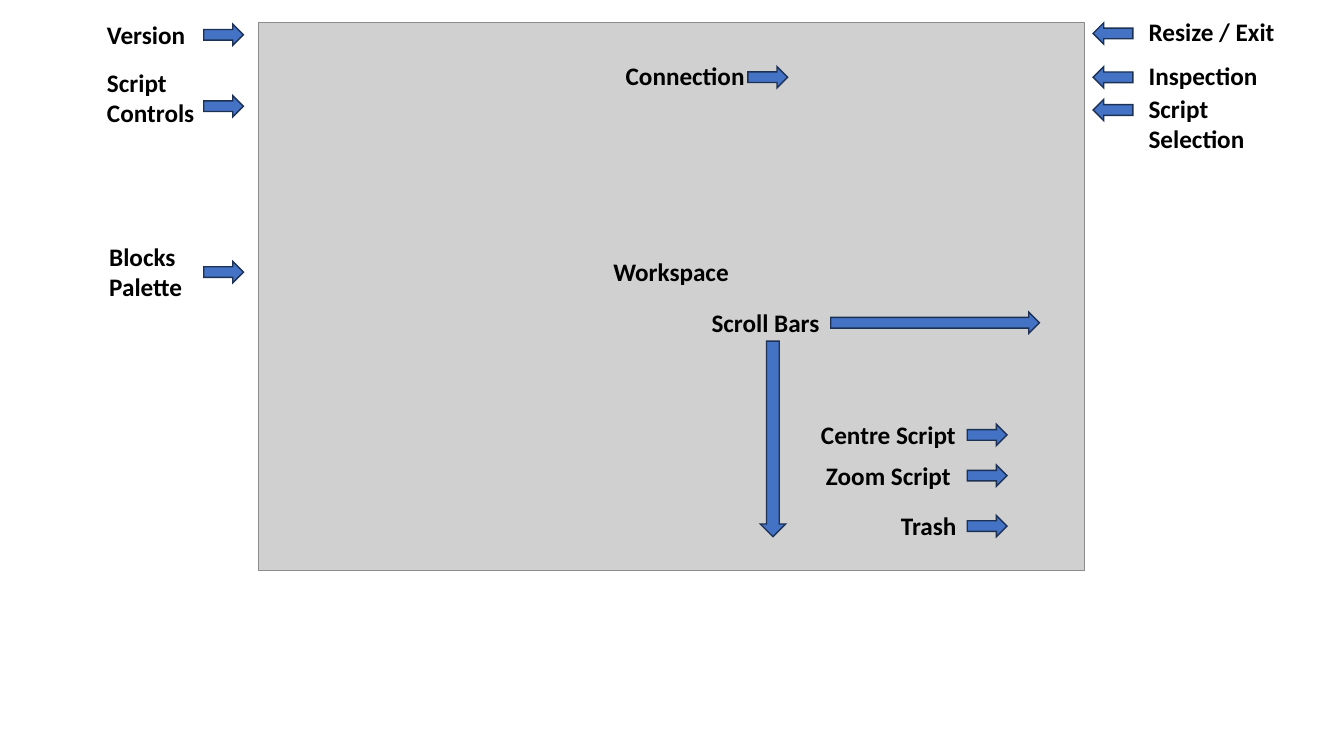
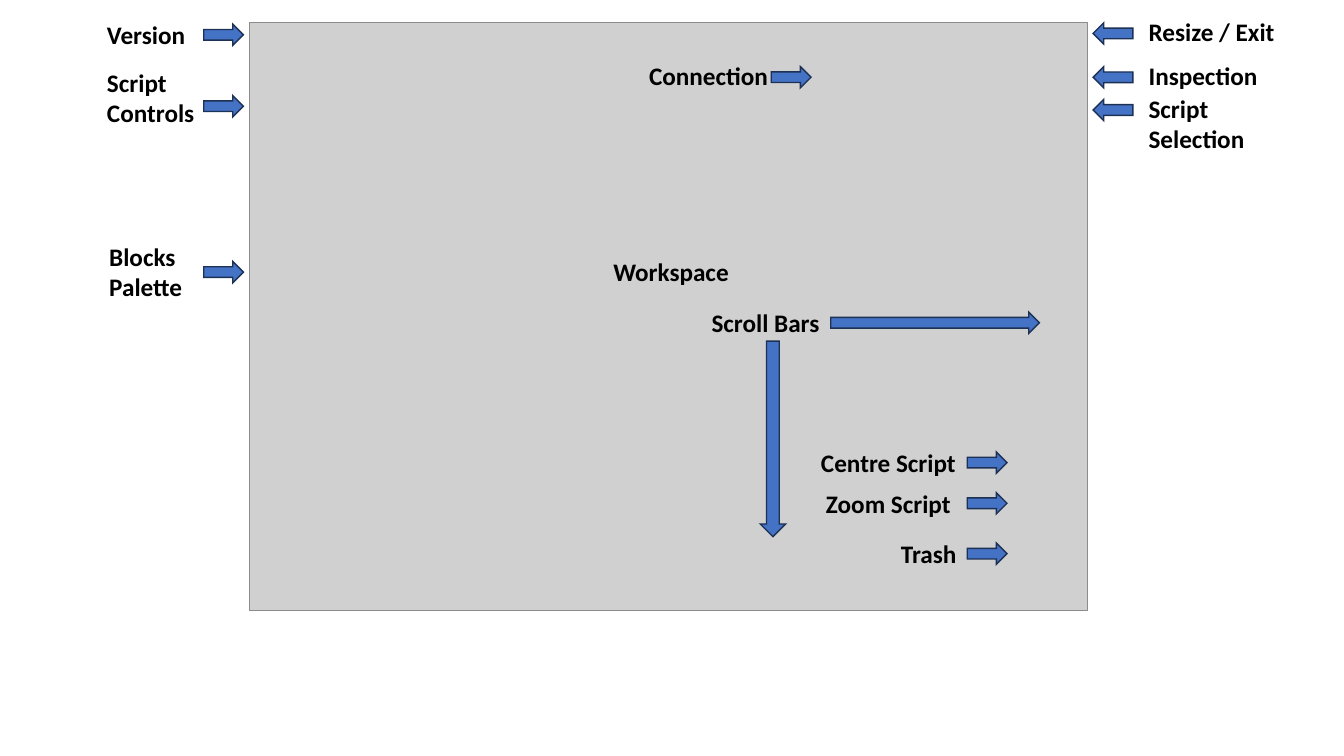
Before and after one commit to TDStrasser/KookaBlockly-Reference, a slide deck: slide 1 of docs/source/images/kookablockly_display.pptx. Drawn at 1344x756 pixels with LibreOffice and Linux fonts; fonts in the diff are those of the drawing; grey boxes stand for pictures. Boxes give left, top, right and bottom in pixels: in the first picture for what was removed or moved away, otherwise in the second. Text is boxed around its words. In the diff, an @@ line names an element or a change of style, - is before the commit and + after.

```diff
--- a/docs/source/images/kookablockly_display.pptx
+++ b/docs/source/images/kookablockly_display.pptx
@@ picture: place and size @@
-picture at bbox=[259, 23, 1086, 571]
+picture at bbox=[249, 23, 1087, 611]
@@ text "Connection": place and size @@
-text "Connection" at bbox=[626, 67, 745, 85]
+text "Connection" at bbox=[649, 67, 768, 85]
@@ right arrow: place and size @@
-right arrow at bbox=[748, 67, 787, 88]
+right arrow at bbox=[771, 67, 811, 88]
@@ text "Zoom Script": place and size @@
-text "Zoom Script" at bbox=[826, 467, 951, 489]
+text "Zoom Script" at bbox=[826, 495, 951, 517]
@@ text "Trash": place and size @@
-text "Trash" at bbox=[901, 517, 957, 535]
+text "Trash" at bbox=[901, 545, 957, 563]
@@ 3 right arrows, 1 text: place and size @@
-3 right arrows, 1 text at bbox=[821, 424, 1007, 536]
+3 right arrows, 1 text at bbox=[821, 452, 1007, 565]
```
Also in this commit, not shown: 8 other files.
